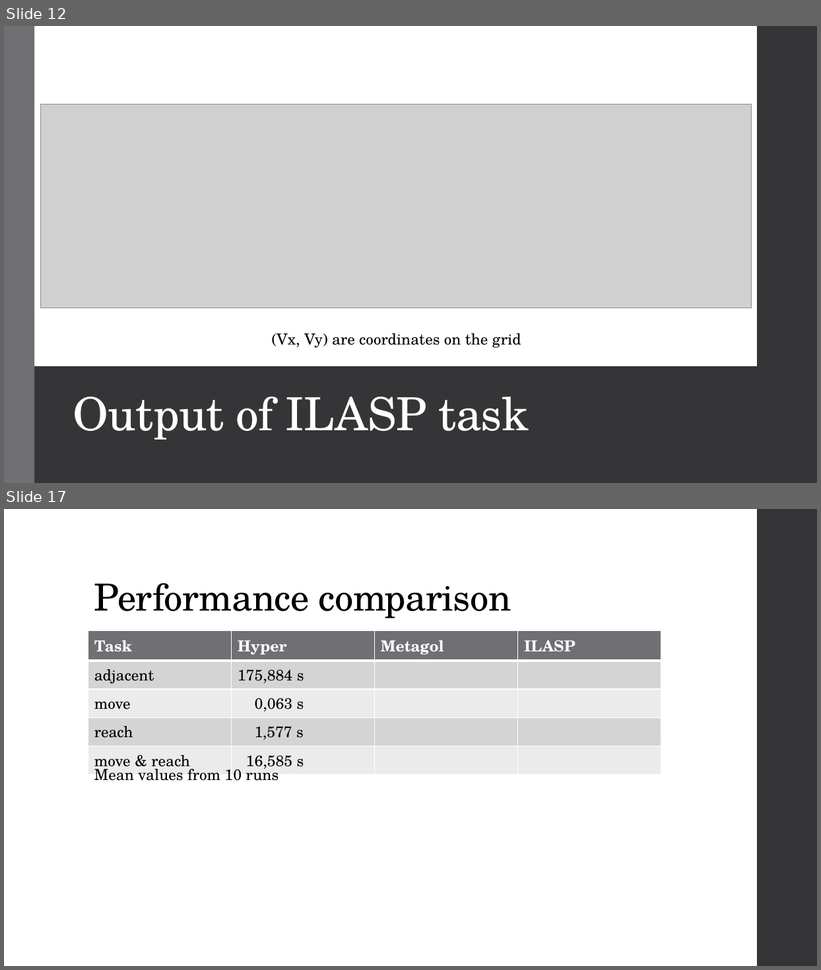
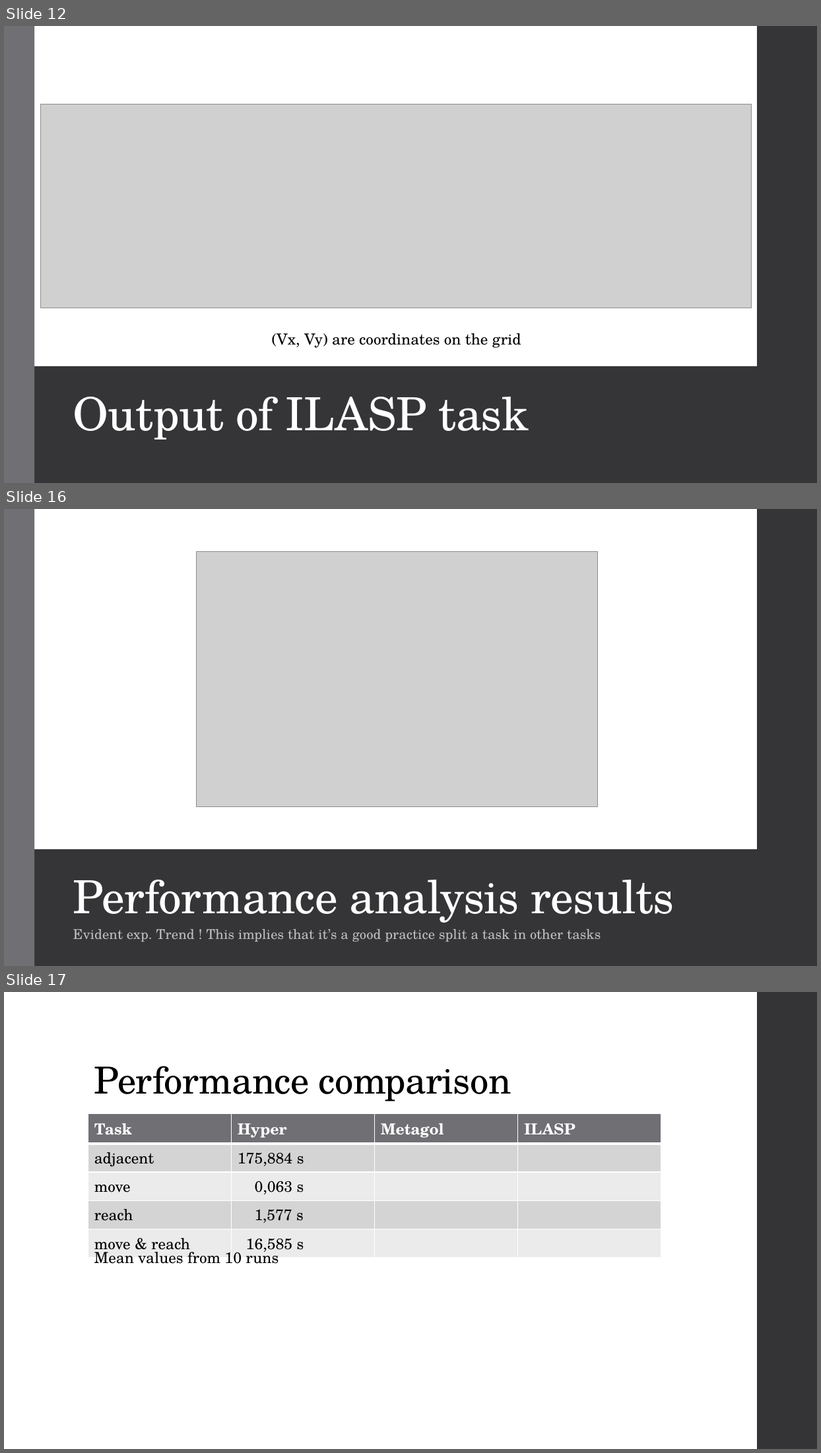
Before and after one commit to Alex-Dell1/ATAI_Maze_Project, a slide deck: ATAI_Presentation ILASP.pptx. Shown one above the other, each under a label of ours: slides 12 and 17 before the commit, slides 12, 16 and 17 after it; the slides between them are not shown. The pictures are 821x970 and 821x1453 pixels, drawn with LibreOffice and Linux fonts; fonts in the diff are those of the drawing; grey boxes stand for pictures. Boxes give left, top, right and bottom in pixels: in the first picture for what was removed or moved away, otherwise in the second. Text is boxed around its words. In the diff, an @@ line names an element or a change of style, - is before the commit and + after.

```diff
--- a/ATAI_Presentation ILASP.pptx
+++ b/ATAI_Presentation ILASP.pptx
@@ slide 16 added at (4,509,817,966), background #FFFFFF @@
@@ rectangle added at (4,509,34,966), fill #6F6F74 @@
@@ rectangle added at (34,509,757,850), fill #FFFFFF @@
@@ rectangle added at (757,509,817,966), fill #353537 @@
@@ picture added at (196,552,598,807) @@
@@ rectangle added at (34,850,757,966), fill #353537 @@
@@ title added at (73,880,675,923), 54 pt, text #FFFFFF @@
+Performance analysis results
@@ subtitle added at (73,929,601,942), 16 pt, text #BFBFBF @@
+Evident exp. Trend ! This implies that it’s a good practice split a task in other tasks
```
Also in this commit, not shown: 2 slides changed, 3 other slides added, 4 slides removed, 4 other files.
